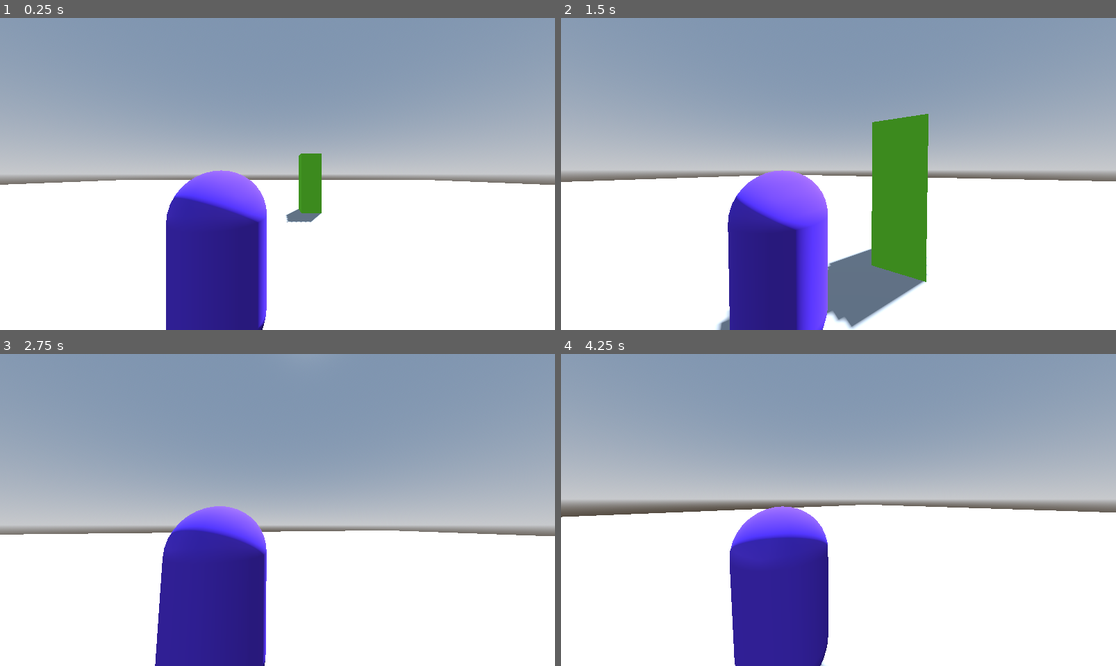
Above: before the commit, frames 1-4 (two rows, left to right).
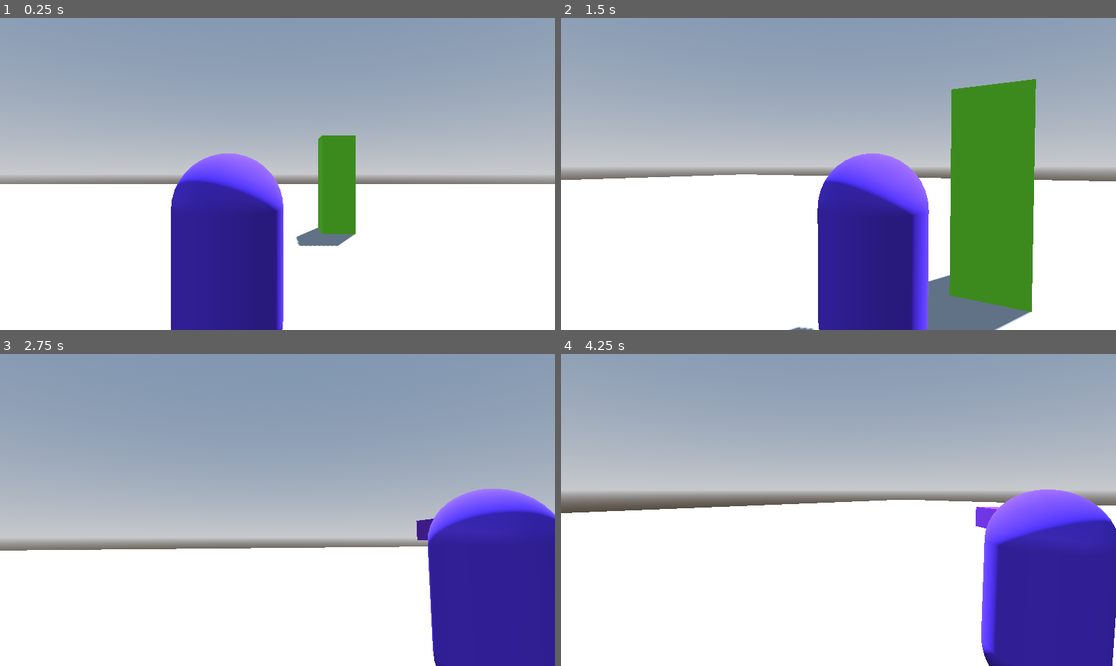
Above: after the commit, the same moments.

Repository: NxKuma/ISCS_3D
Game: Godot game, scene res://Scene/main.tscn
Two runs of this game, one before a commit and one after it. Both use one fixed random seed, a clock stepped at 60 frames per second and the inputs below.
Inputs (mouse positions are in pixels of both pictures, inside the frame that each line leads up to):
- Up to frame 1 (0.25 s): no input
- Up to frame 2 (1.5 s): tap Enter (ui_accept) at 0.5, 0.77 s; move the mouse to (866, 174) at 0.52 s; hold W (up) from 0.53 s (still down); tap V (switchcam, bound only after the commit) at 0.6, 1.35 s; move the mouse to (810, 174) at 1.27 s
- Up to frame 3 (2.75 s): keep holding W (up); tap Enter (ui_accept) at 1.52 s; move the mouse to (288, 503) at 2.02 s; tap V (switchcam, bound only after the commit) at 2.1 s
- Up to frame 4 (4.25 s): keep holding W (up); move the mouse to (832, 516) at 2.77 s; tap V (switchcam, bound only after the commit) at 2.85, 3.6 s; tap Enter (ui_accept) at 3.02, 3.77 s; move the mouse to (877, 513) at 3.52 s

The runs differ from the first frame. In frame 1, 8.8% of the frame differs, in the area x 0-100%, y 37-100%; in frame 2, 33%, in the area x 0-100%, y 19-100%; in frame 3, 26%; in frame 4, 26%.

Commit message:
addded shoulder switching
press v to swap shoulder cams

Diff:
--- a/3rd-person-shooter/Scene/player.tscn
+++ b/3rd-person-shooter/Scene/player.tscn
@@ -15,6 +15,61 @@
 [sub_resource type="StandardMaterial3D" id="StandardMaterial3D_e5ids"]
 albedo_color = Color(0.415686, 0.176471, 0.741176, 1)
 
+[sub_resource type="Animation" id="Animation_huu76"]
+resource_name = "shoulder_right"
+tracks/0/type = "value"
+tracks/0/imported = false
+tracks/0/enabled = true
+tracks/0/path = NodePath("CamOrigin/SpringArm3D:position")
+tracks/0/interp = 1
+tracks/0/loop_wrap = true
+tracks/0/keys = {
+"times": PackedFloat32Array(0),
+"transitions": PackedFloat32Array(1),
+"update": 0,
+"values": [Vector3(0.646966, -0.153585, 0.627788)]
+}
+
+[sub_resource type="Animation" id="Animation_b573p"]
+resource_name = "shoulder_left"
+tracks/0/type = "value"
+tracks/0/imported = false
+tracks/0/enabled = true
+tracks/0/path = NodePath("CamOrigin/SpringArm3D:position")
+tracks/0/interp = 1
+tracks/0/loop_wrap = true
+tracks/0/keys = {
+"times": PackedFloat32Array(0),
+"transitions": PackedFloat32Array(1),
+"update": 0,
+"values": [Vector3(-0.647, -0.154, 0.628)]
+}
+
+[sub_resource type="AnimationLibrary" id="AnimationLibrary_aya24"]
+_data = {
+"shoulder_left": SubResource("Animation_b573p"),
+"shoulder_right": SubResource("Animation_huu76")
+}
+
+[sub_resource type="AnimationNodeAnimation" id="AnimationNodeAnimation_6l4ki"]
+animation = &"shoulder_left"
+
+[sub_resource type="AnimationNodeAnimation" id="AnimationNodeAnimation_rq3xd"]
+animation = &"shoulder_right"
+
+[sub_resource type="AnimationNodeBlend2" id="AnimationNodeBlend2_f656q"]
+
+[sub_resource type="AnimationNodeBlendTree" id="AnimationNodeBlendTree_7rjg1"]
+graph_offset = Vector2(-21.1374, -8.27942)
+nodes/output/position = Vector2(1020, 140)
+nodes/shoulder_left/node = SubResource("AnimationNodeAnimation_6l4ki")
+nodes/shoulder_left/position = Vector2(420, 60)
+nodes/shoulder_right/node = SubResource("AnimationNodeAnimation_rq3xd")
+nodes/shoulder_right/position = Vector2(400, 200)
+nodes/shoulder_swap/node = SubResource("AnimationNodeBlend2_f656q")
+nodes/shoulder_swap/position = Vector2(720, 100)
+node_connections = [&"output", 0, &"shoulder_swap", &"shoulder_swap", 0, &"shoulder_left", &"shoulder_swap", 1, &"shoulder_right"]
+
 [node name="Player" type="CharacterBody3D"]
 script = ExtResource("1_4wdhb")
 
@@ -29,15 +84,24 @@
 transform = Transform3D(1, 0, 0, 0, 1, 0, 0, 0, 1, 0, 0.96434, 0)
 
 [node name="SpringArm3D" type="SpringArm3D" parent="CamOrigin"]
-transform = Transform3D(1, 0, 0, 0, 1, 0, 0, 0, 1, 0.618648, -0.00368905, -0.275912)
+transform = Transform3D(1, 0, 0, 0, 1, 0, 0, 0, 1, -0.647, -0.154, 0.628)
 spring_length = 2.0
 margin = 0.5
 
 [node name="Camera3D" type="Camera3D" parent="CamOrigin/SpringArm3D"]
-transform = Transform3D(1, 0, 0, 0, 1, 0, 0, 0, 1, 0, -0.0889238, 1.98577)
-fov = 90.0
+fov = 57.1518
 
 [node name="DirMesh" type="MeshInstance3D" parent="."]
 transform = Transform3D(0.5, 0, 0, 0, 0.5, 0, 0, 0, 0.5, 0, 0.649662, -0.716027)
 mesh = SubResource("BoxMesh_25cyt")
 surface_material_override/0 = SubResource("StandardMaterial3D_e5ids")
+
+[node name="CamAnim" type="AnimationPlayer" parent="."]
+libraries = {
+"": SubResource("AnimationLibrary_aya24")
+}
+
+[node name="CamTree" type="AnimationTree" parent="."]
+tree_root = SubResource("AnimationNodeBlendTree_7rjg1")
+anim_player = NodePath("../CamAnim")
+parameters/shoulder_swap/blend_amount = 0.0
--- a/3rd-person-shooter/Script/player.gd
+++ b/3rd-person-shooter/Script/player.gd
@@ -3,9 +3,14 @@
 
 const SPEED = 5.0
 const JUMP_VELOCITY = 4.5
+var shoulder_swap = "parameters/shoulder_swap/blend_amount"
+var shoulder = 1.0 #1 for s-right, 0 for s,left
+
 
 @onready var pivot = $CamOrigin
 @export var sens = 0.5
+@onready var spring_arm_3d: SpringArm3D = $CamOrigin/SpringArm3D
+
 
 # Get the gravity from the project settings to be synced with RigidBody nodes.
 var gravity = ProjectSettings.get_setting("physics/3d/default_gravity")
@@ -31,6 +36,9 @@
 	if Input.is_action_just_pressed("quit"):
 		get_tree().quit()
 
+	if Input.is_action_just_pressed("switchcam"):
+		shoulder *= -1
+
 	# Get the input direction and handle the movement/deceleration.
 	# As good practice, you should replace UI actions with custom gameplay actions.
 	var input_dir = Input.get_vector("left", "right", "up", "down")
@@ -42,4 +50,6 @@
 		velocity.x = move_toward(velocity.x, 0, SPEED)
 		velocity.z = move_toward(velocity.z, 0, SPEED)
 
+	$CamTree.set(shoulder_swap, lerp($CamTree.get(shoulder_swap), shoulder, delta*7))
+
 	move_and_slide()
--- a/3rd-person-shooter/project.godot
+++ b/3rd-person-shooter/project.godot
@@ -42,6 +42,11 @@
 "events": [Object(InputEventKey,"resource_local_to_scene":false,"resource_name":"","device":-1,"window_id":0,"alt_press …(195 unchanged characters)…
 ]
 }
+switchcam={
+"deadzone": 0.5,
+"events": [Object(InputEventKey,"resource_local_to_scene":false,"resource_name":"","device":-1,"window_id":0,"alt_pressed":false,"shift_pressed":false,"ctrl_pressed":false,"meta_pressed":false,"pressed":false,"keycode":0,"physical_keycode":86,"key_label":0,"unicode":118,"location":0,"echo":false,"script":null)
+]
+}
 
 [rendering]
 
Not shown: 1 places in 3rd-person-shooter/Scene/player.tscn that only renumber resources
